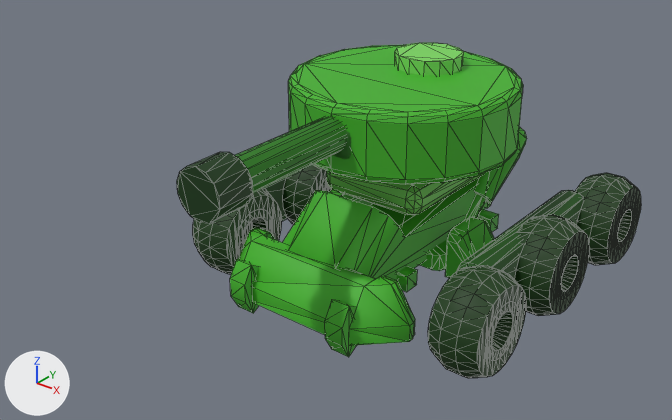
Before and after pictures for a commit that changed the glTF model blender-3d/exports/toy_tank.glb.
One viewpoint serves both versions: a 50 mm lens placed at (2.8, -4.14, 2.74), pointed at (0.07, -0.72, 0.62). The axes (+X, +Y, +Z) are drawn at lower left. The lights are the same throughout. The picture after the commit comes second. Mesh edges are drawn as thin lines on the coarser meshes. Where no turn or scale is listed for an object, it has been applied to the vertices. Vertices at exactly the same position are counted once.

Objects in the first picture: 'Barrel', 'Hull', 'HullDeck', 'MuzzleBrake', 'TrackSkirtL', 'Turret', 'TurretHatch', 'WheelL1', 'WheelL2', 'WheelL3', 'WheelR1', 'WheelR2' and 2 more.
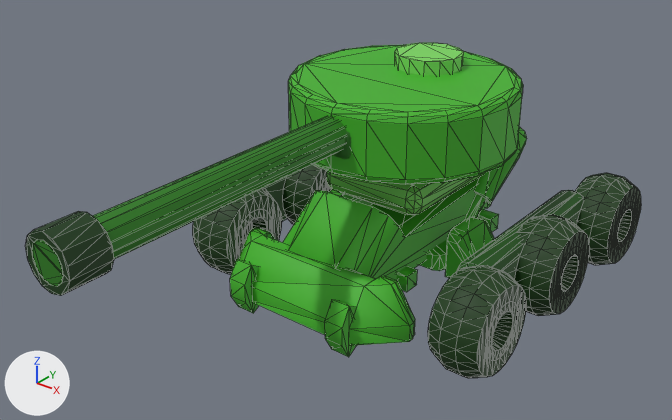
Where the newer file only moved an object's origin or applied its transform, the numbers keep the older frame.

Pixel boxes [x1, y1, x2, y2] of what changed, in the pictures (672 x 420 px):
'Barrel', reshaped
    before: [235, 116, 346, 193]
    after: [32, 116, 346, 286]
'MuzzleBrake', moved
    before: [177, 152, 253, 224]
    after: [25, 211, 114, 296]

Patch to the scene script:
```diff
--- a/blender-3d/exports/toy_tank.glb.py
+++ b/blender-3d/exports/toy_tank.glb.py
@@ me_cylinder_002 @@
 # used by ob_barrel; location = (0.0, -0.858, 1.012)
-me_cylinder_002.from_pydata(...)  # 28 vertices, 52 faces; spans x -0.095..0.095, y -0.65..0.65, z -0.098..0.098
+me_cylinder_002.from_pydata(...)  # 28 vertices, 52 faces; spans x -0.095..0.095, y -1.542..0.65, z -0.098..0.097
+# me_cylinder_002 part 1: all 14 vertices in x -0.095..0.095, y -0.65, z -0.098..0.098 are moved by (0.0, -0.892, 0.0)
 me_cylinder_002.materials.append(mat_tankbarrel)
@@ ob_muzzlebrake @@
 ob_muzzlebrake = bpy.data.objects.new('MuzzleBrake', me_cylinder_003)
-ob_muzzlebrake.location = (0.0, -1.508, 1.012)
+ob_muzzlebrake.location = (0.0, -2.296, 1.012)
```
